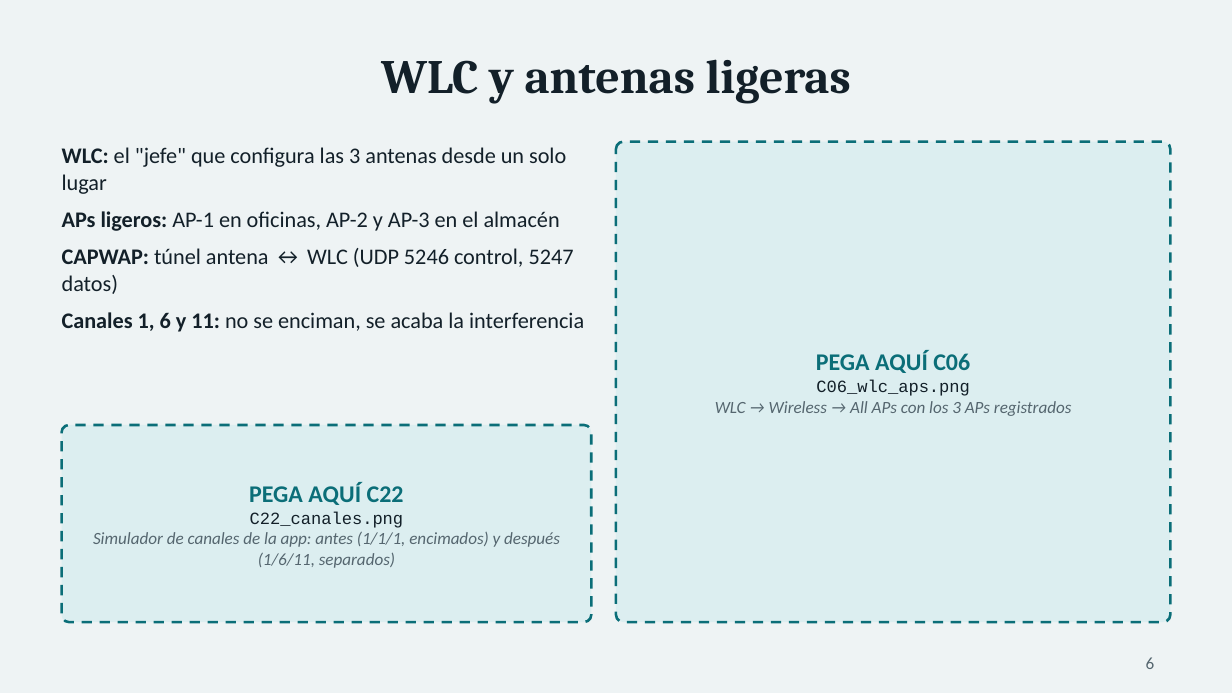
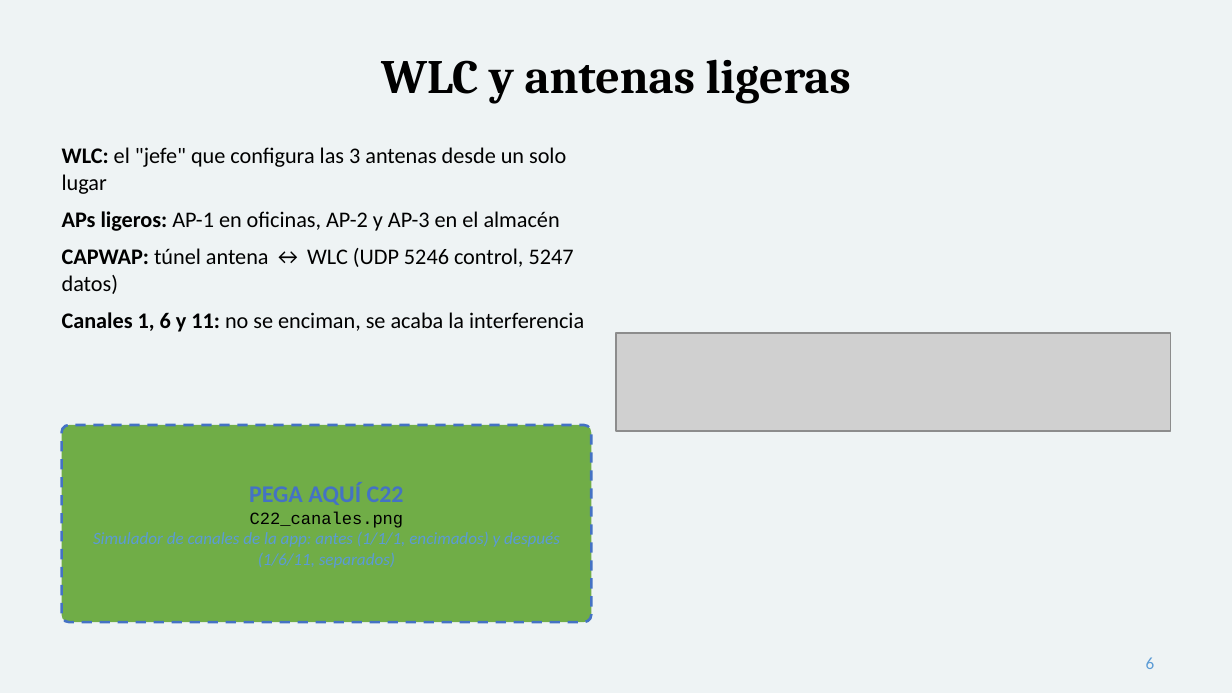
Before and after one commit to USX22/inalambricreds2, a slide deck: slide 6 of entregables/Presentacion_InnovaLogistics.pptx. Drawn at 1232x693 pixels with LibreOffice and Linux fonts; fonts in the diff are those of the drawing; grey boxes stand for pictures. Boxes give left, top, right and bottom in pixels: in the first picture for what was removed or moved away, otherwise in the second. Text is boxed around its words. In the diff, an @@ line names an element or a change of style, - is before the commit and + after.

```diff
--- a/entregables/Presentacion_InnovaLogistics.pptx
+++ b/entregables/Presentacion_InnovaLogistics.pptx
@@ title "WLC y antenas ligeras" at box(381, 59, 851, 103): text colour #132029 to #000000 @@
@@ text "WLC: el "jefe" que configura ..." at box(62, 147, 584, 332): text colour #132029 to #000000 @@
@@ rounded rectangle removed at box(616, 142, 1170, 622) @@
@@ picture added at box(616, 333, 1170, 431) @@
@@ text removed at box(715, 350, 1072, 416) @@
-PEGA AQUÍ C06
-C06_wlc_aps.png
-WLC → Wireless → All APs con los 3 APs registrados
@@ rounded rectangle at box(62, 425, 591, 622): fill #DCEEF0 to #70AD47; outline #0B6E78 1.5 pt dashed to #4472C4 1.5 pt dashed @@
@@ text "PEGA AQUÍ C22" at box(93, 482, 560, 568): text colour #0B6E78 to #4472C4 in "PEGA AQUÍ C22"; text colour #132029 to #000000 in "C22_canales.png"; text colour #55666F to #5B9BD5 in "Simulador de canales de la app: antes ..." @@
@@ page number at box(1146, 657, 1155, 669): text colour #55666F to #5B9BD5 @@
```
Also in this commit, not shown: 13 other slides changed, 3 other files.
